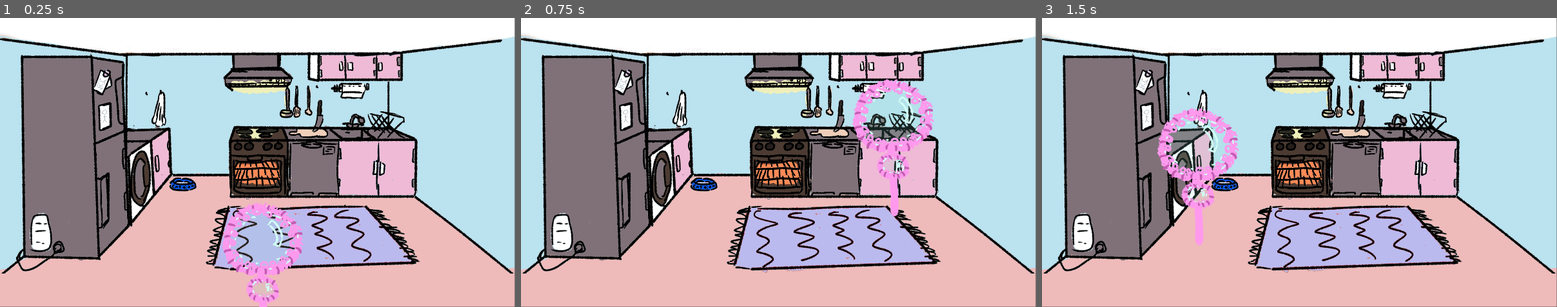
Above: before the commit, frames 1-3 (left to right).
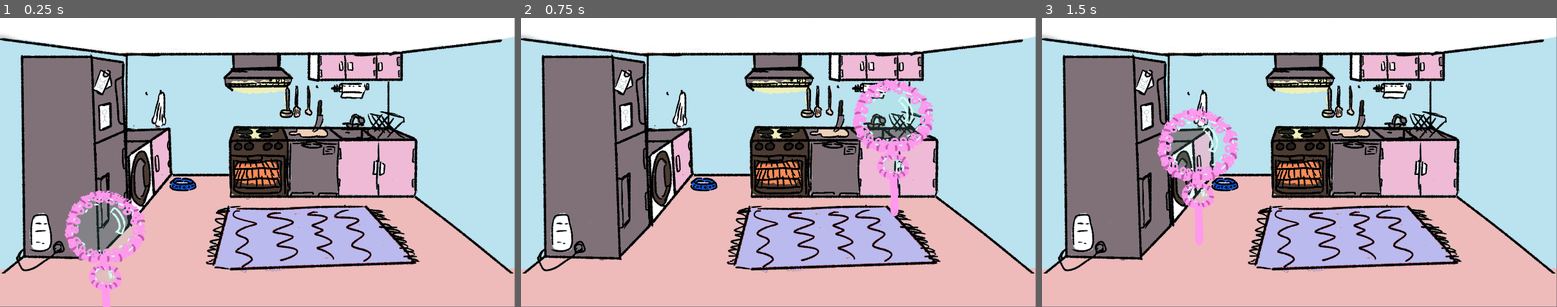
Above: after the commit, the same moments.

Repository: LuckyDiamond2/GGJ2025-Snack-attack-Bubble-Trouble
Game: Godot game, scene res://scripts/main.tscn
Two runs of this game, one before a commit and one after it. Both use one fixed random seed, a clock stepped at 60 frames per second and the inputs below.
Inputs (mouse positions are in pixels of both pictures, inside the frame that each line leads up to):
- Up to frame 1 (0.25 s): no input
- Up to frame 2 (0.75 s): tap Enter at 0.5 s; move the mouse to (891, 148) at 0.52 s; click (891, 148) at 0.67 s
- Up to frame 3 (1.5 s): tap Space at 1.25 s; move the mouse to (1196, 176) at 1.27 s; click (1196, 176) at 1.42 s

The runs differ from the first frame. In frame 1, 4.5% of the frame differs, in the area x 12-59%, y 59-100%; in frame 2, nothing differs; in frame 3, nothing differs.

Commit message:
Katze bewegt sich hier zumindest schonmal

Diff:
--- a/scripts/main.tscn
+++ b/scripts/main.tscn
@@ -1,7 +1,9 @@
-[gd_scene load_steps=3 format=3 uid="uid://djh03gny11peh"]
+[gd_scene load_steps=5 format=3 uid="uid://djh03gny11peh"]
 
 [ext_resource type="Texture2D" uid="uid://crpjmfrbw6y2t" path="res://assets/background/T_Kitchen.png" id="1_1ed0d"]
 [ext_resource type="PackedScene" uid="uid://ogqduk7e3hfc" path="res://scenes/t_bubble_wand.tscn" id="2_403un"]
+[ext_resource type="PackedScene" uid="uid://hk1l0uw6vhs8" path="res://scenes/food/hamburger.tscn" id="3_3a2as"]
+[ext_resource type="PackedScene" uid="uid://c0g21naslexct" path="res://scenes/cats/cat.tscn" id="4_6oxlf"]
 
 [node name="Node" type="Node"]
 
@@ -15,4 +17,10 @@
 
 [node name="TBubbleWand" parent="." instance=ExtResource("2_403un")]
 auto_translate_mode = 2
-position = Vector2(974, 947)
+position = Vector2(387, 900)
+
+[node name="Hamburger" parent="." instance=ExtResource("3_3a2as")]
+position = Vector2(1152, 762)
+
+[node name="Cat" parent="." instance=ExtResource("4_6oxlf")]
+position = Vector2(1751, 481)
Binary file added: assets/cats/T_idleC_1.png
